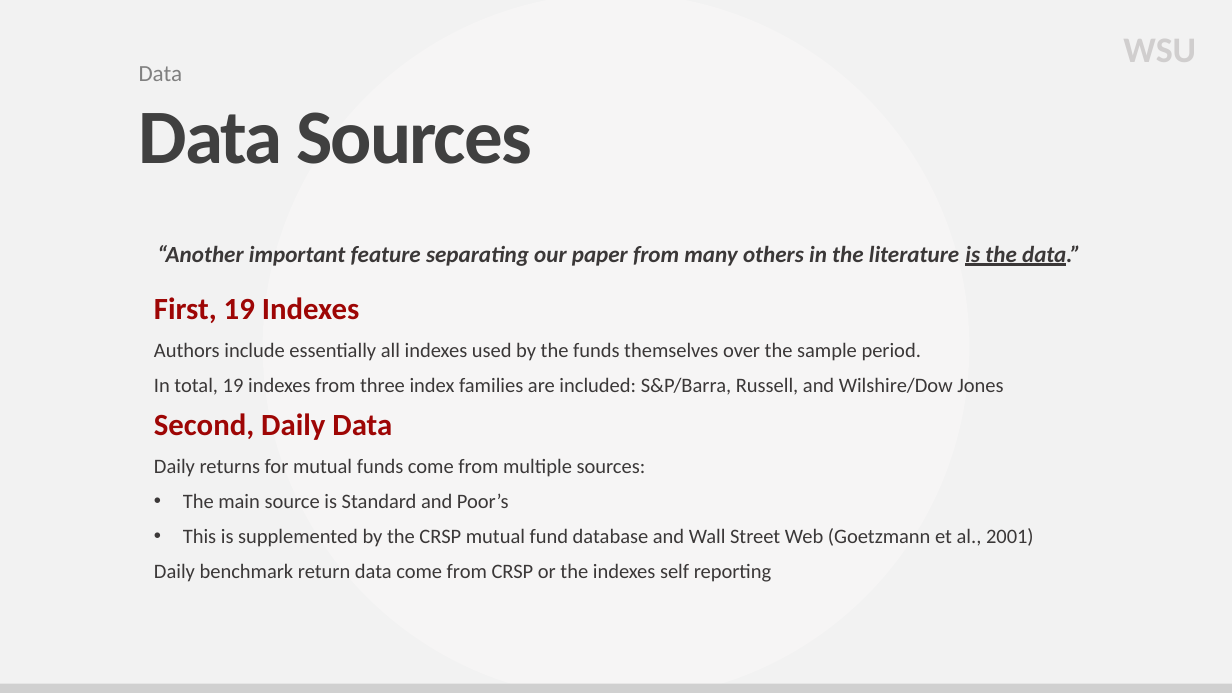
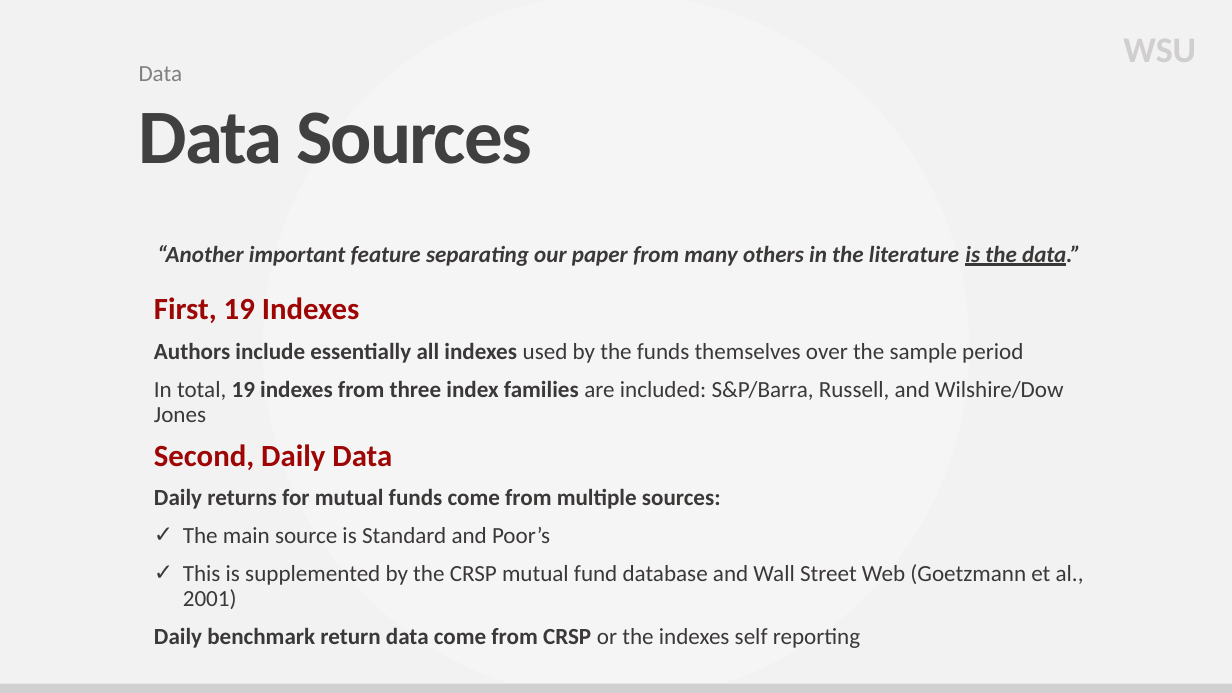
Before and after one commit to adam-bozman/my-apero, a slide deck: slide 6 of content/talks/Financial Economics Seminar 2023/files/active-shares.pptx. Drawn at 1232x693 pixels with LibreOffice and Linux fonts; fonts in the diff are those of the drawing; grey boxes stand for pictures; background and template pictures are left out. Boxes give left, top, right and bottom in pixels: in the first picture for what was removed or moved away, otherwise in the second. Text is boxed around its words. In the diff, an @@ line names an element or a change of style, - is before the commit and + after.

```diff
--- a/content/talks/Financial Economics Seminar 2023/files/active-shares.pptx
+++ b/content/talks/Financial Economics Seminar 2023/files/active-shares.pptx
@@ text at bbox=[154, 343, 1023, 363]: text changed; size 16 to 18 pt @@
-Authors include essentially all indexes used by the funds themselves over the sample period.
+Authors include essentially all indexes used by the funds themselves over the sample period
@@ text at bbox=[154, 381, 1084, 648]: size 16 to 18 pt in "In total, 19 indexes from three index ...", "Daily returns for mutual funds come from ...", "The main source is Standard and Poor’s", "This is supplemented by the CRSP mutual ..." and 1 more places; bold on in "19 indexes from three index families", "Daily returns for mutual funds come from ...", "Daily benchmark return data come from CRSP"; bullet • to ✓ @@
```
Also in this commit, not shown: 3 other slides changed, 1 slide added.
